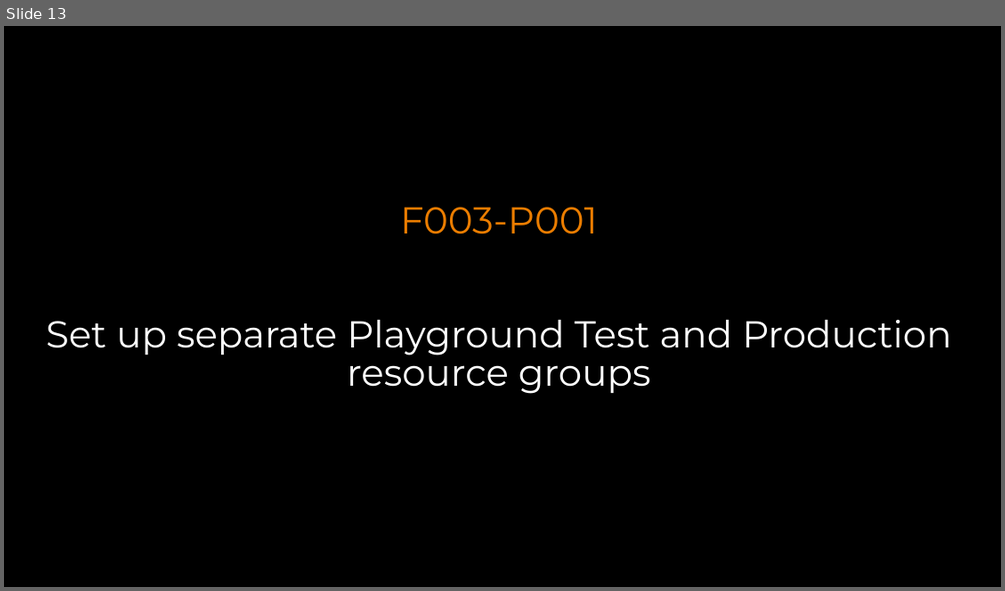
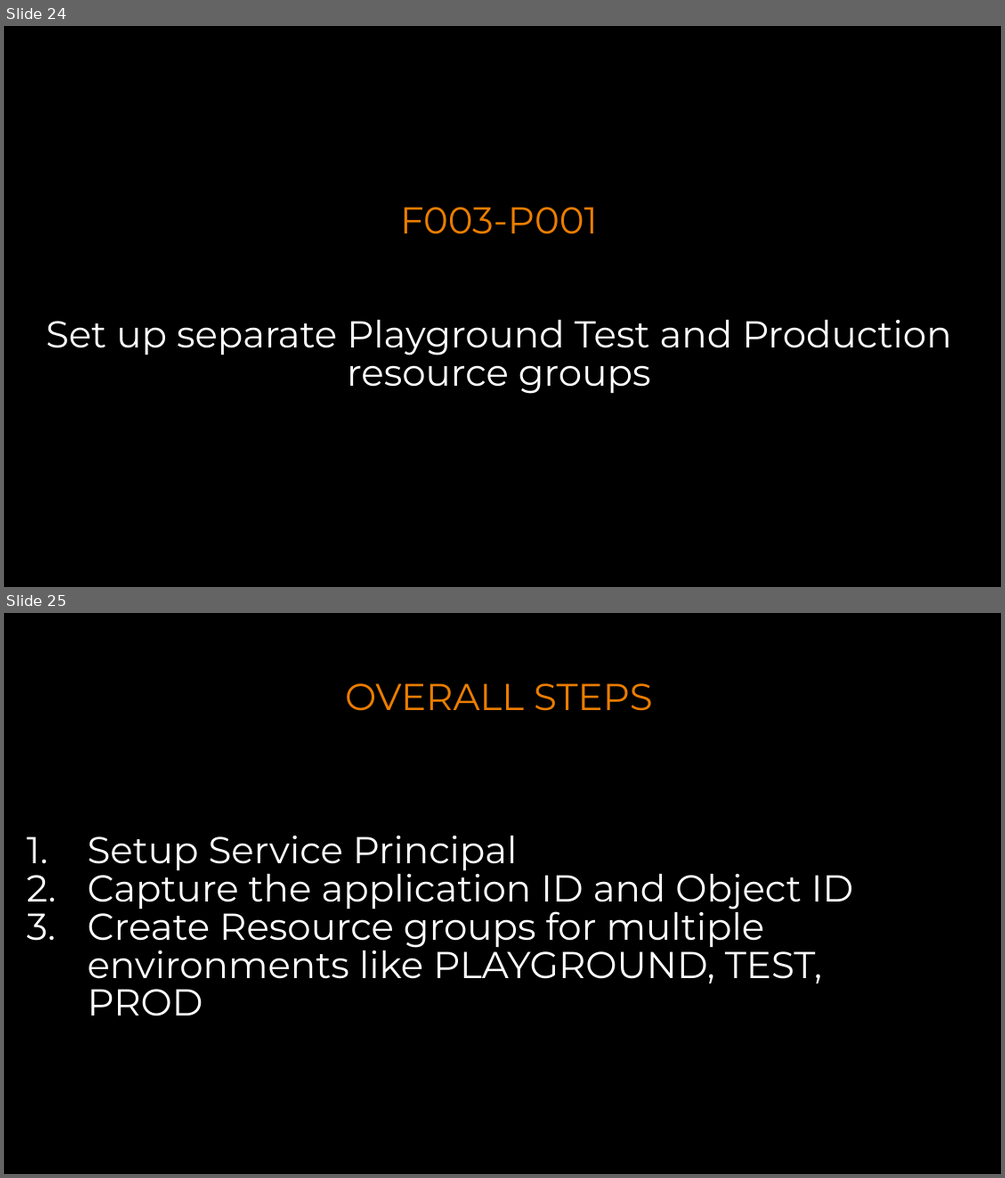
Before and after one commit to gourav8jain/Test-GDBC-2018, a slide deck: Challenges.pptx. Shown one above the other, each under a label of ours: slide 13 before the commit, slides 24 and 25 after it. The pictures are 1005x591 and 1005x1178 pixels, drawn with LibreOffice and Linux fonts; fonts in the diff are those of the drawing; background and template pictures are left out. Boxes give left, top, right and bottom in pixels: in the first picture for what was removed or moved away, otherwise in the second. Text is boxed around its words. In the diff, an @@ line names an element or a change of style, - is before the commit and + after.

```diff
--- a/Challenges.pptx
+++ b/Challenges.pptx
@@ slide 25 added at [4, 613, 1001, 1174], background picture (left out) @@
@@ text added at [345, 683, 653, 711], 36 pt, text #EB7D00 @@
+OVERALL STEPS
@@ text added at [88, 835, 853, 1016], 36 pt, text #FFFFFF @@
+1. Setup Service Principal
+2. Capture the application ID and Object ID
+3. Create Resource groups for multiple environments like PLAYGROUND, TEST, PROD
@@ what was slide 13 is now slide 24 @@
```
Also in this commit, not shown: 6 slides changed, 16 other slides added, 1 slide removed, 1 other file.
